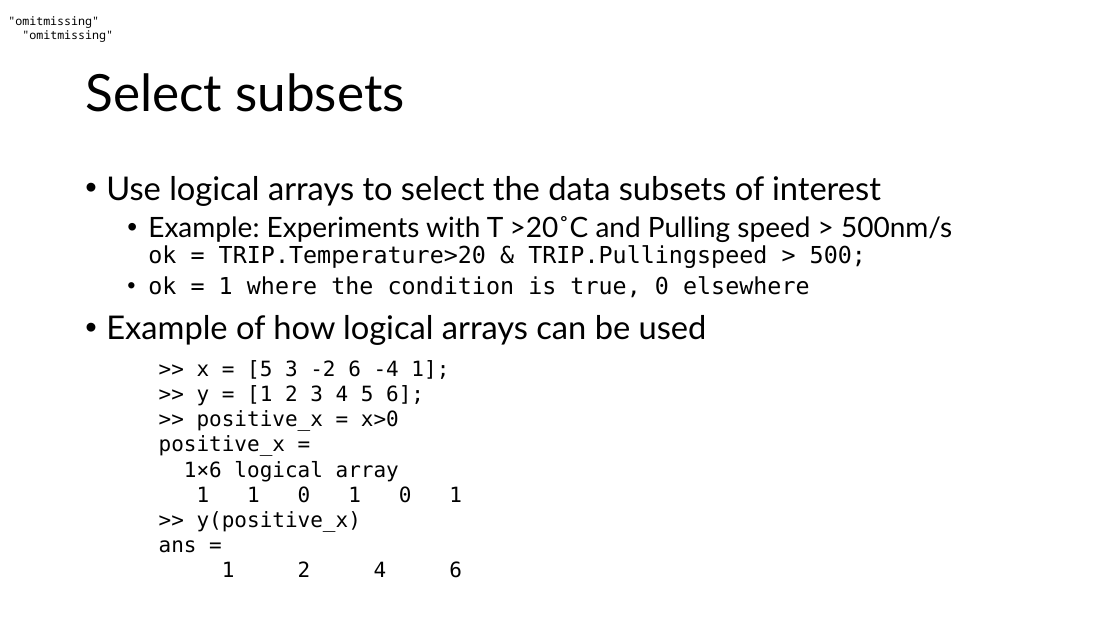
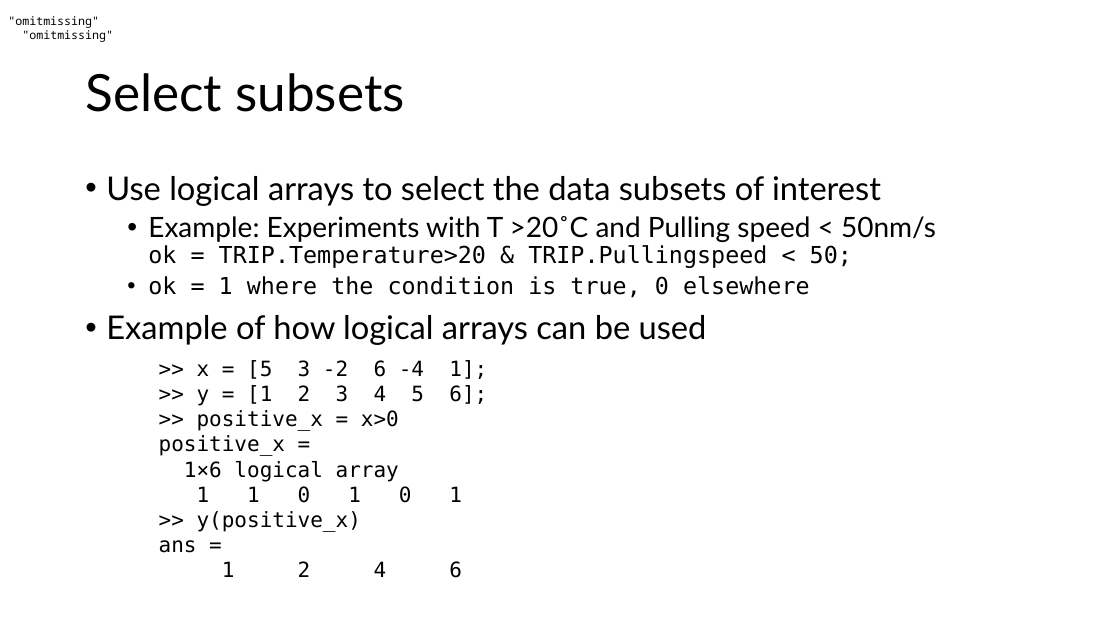
Before and after one commit to are-mj/OpticalTweezers, a slide deck: slide 19 of Summer school 2024/Fitting models to experiment.pptx (slide 18 before the commit). Drawn at 1120x630 pixels with LibreOffice and Linux fonts; fonts in the diff are those of the drawing. Boxes give left, top, right and bottom in pixels: in the first picture for what was removed or moved away, otherwise in the second. Text is boxed around its words. In the diff, an @@ line names an element or a change of style, - is before the commit and + after.

```diff
--- a/Summer school 2024/Fitting models to experiment.pptx
+++ b/Summer school 2024/Fitting models to experiment.pptx
@@ text at (148, 216, 936, 268): text changed @@
-  • Example: Experiments with T >20˚C and Pulling speed > 500nm/s
-    ok = TRIP.Temperature>20 & TRIP.Pullingspeed > 500;
+  • Example: Experiments with T >20˚C and Pulling speed < 50nm/s
+    ok = TRIP.Temperature>20 & TRIP.Pullingspeed < 50;
@@ text ">> x = [5 3 ..." rewrapped from (159, 360, 462, 578) to (159, 360, 487, 577) @@
```
Also in this commit, not shown: 4 other slides changed, 1 slide added, 1 other file.
